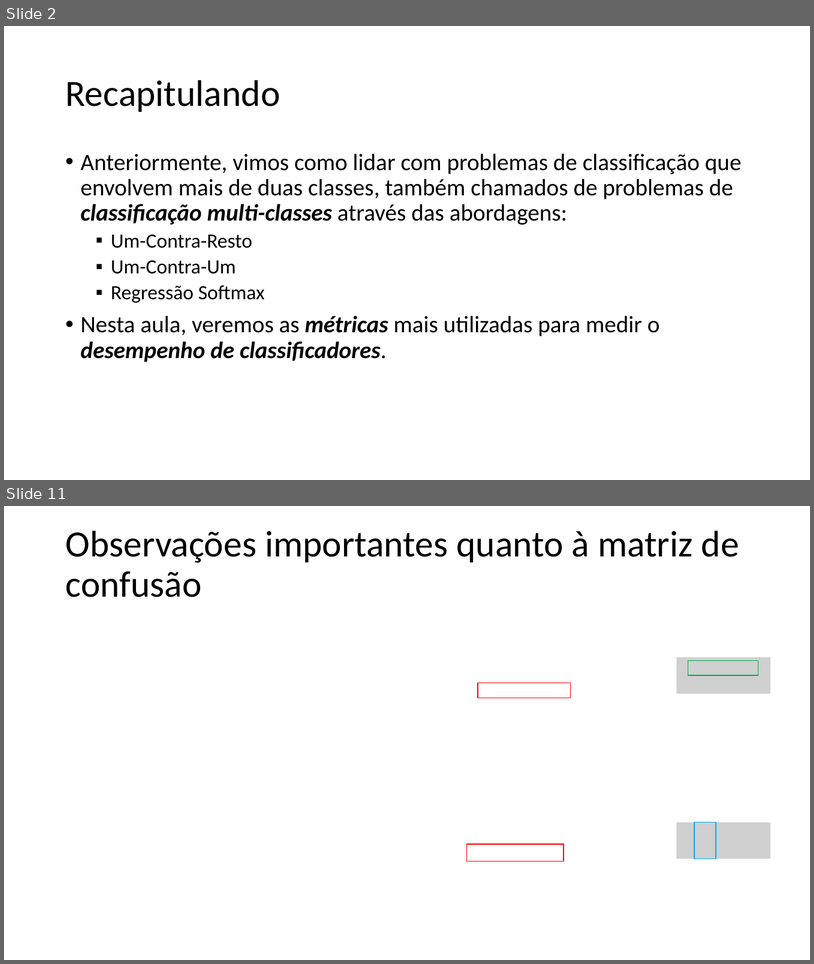
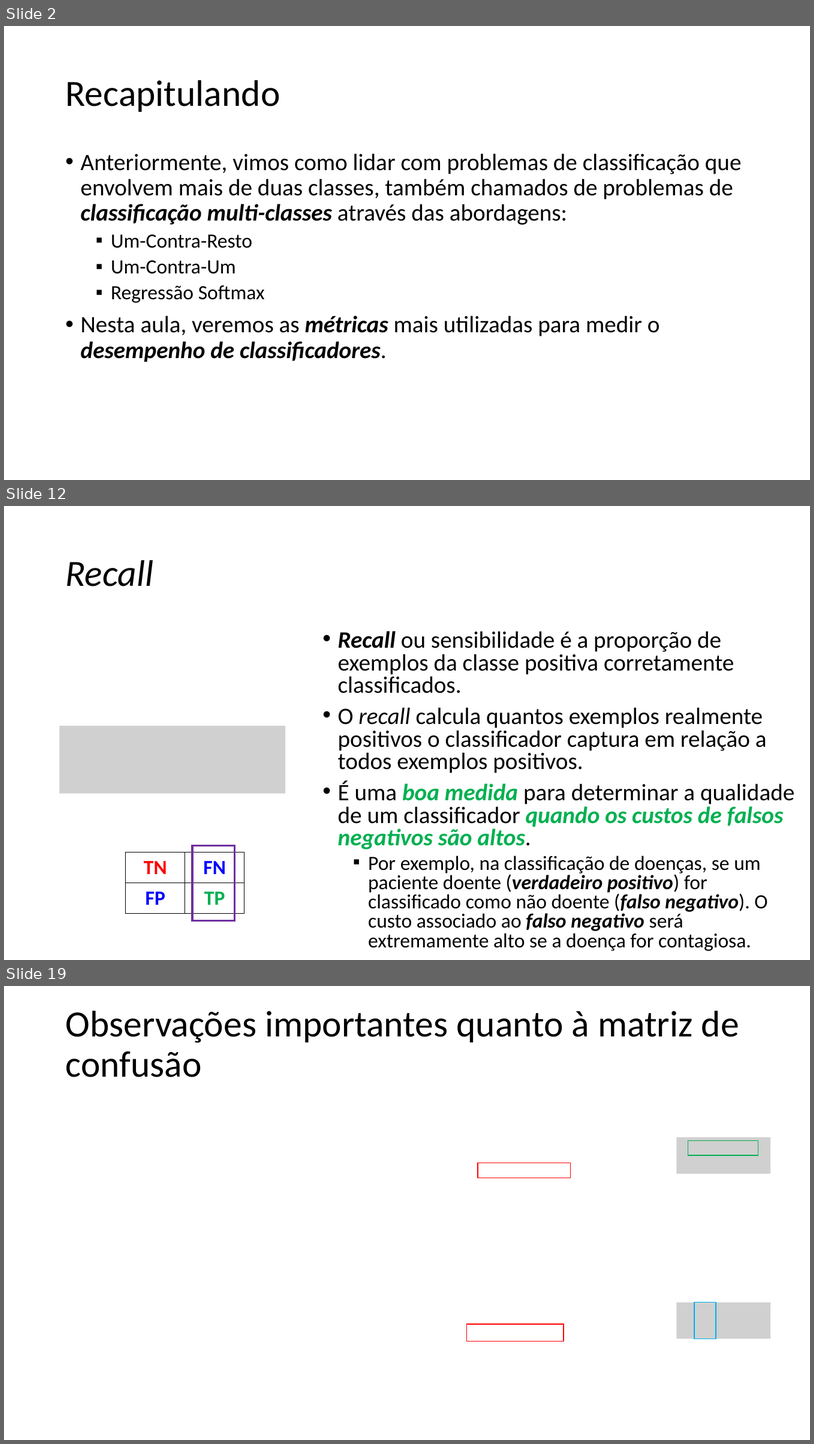
Before and after one commit to zz4fap/t320_aprendizado_de_maquina, a slide deck: slides/T320_Classificação (Parte V).pptx. Shown one above the other, each under a label of ours: slides 2 and 11 before the commit, slides 2, 12 and 19 after it; the slides between them are not shown. The pictures are 814x964 and 814x1444 pixels, drawn with LibreOffice and Linux fonts; fonts in the diff are those of the drawing; grey boxes stand for pictures. Boxes give left, top, right and bottom in pixels: in the first picture for what was removed or moved away, otherwise in the second. Text is boxed around its words. In the diff, an @@ line names an element or a change of style, - is before the commit and + after.

```diff
--- a/slides/T320_Classificação (Parte V).pptx
+++ b/slides/T320_Classificação (Parte V).pptx
@@ slide 12 added at [4,506,810,960], background #FFFFFF @@
@@ title added at [65,560,153,586], 44 pt, text #000000, italic @@
+Recall
@@ text added at [338,631,795,951], 28 pt, text #000000 @@
+• Recall ou sensibilidade é a proporção de exemplos da classe positiva corretamente classificados.
+• O recall calcula quantos exemplos realmente positivos o classificador captura em relação a todos exemplos positivos.
+• É uma boa medida para determinar a qualidade de um classificador quando os custos de falsos negativos são altos.
+  ▪ Por exemplo, na classificação de doenças, se um paciente doente (verdadeiro positivo) for classificado como não doente (falso negativo). O custo associado ao falso negativo será extremamente alto se a doença for contagiosa.
@@ picture added at [60,726,286,793] @@
@@ rectangle added at [192,846,234,921], outline #7030A0 2.25 pt @@
@@ table added at [126,852,244,913], 2 rows, 2 columns @@
+TN | FN
+FP | TP
@@ what was slide 11 is now slide 19 @@
```
Also in this commit, not shown: 3 slides changed, 12 other slides added, 4 slides removed.
